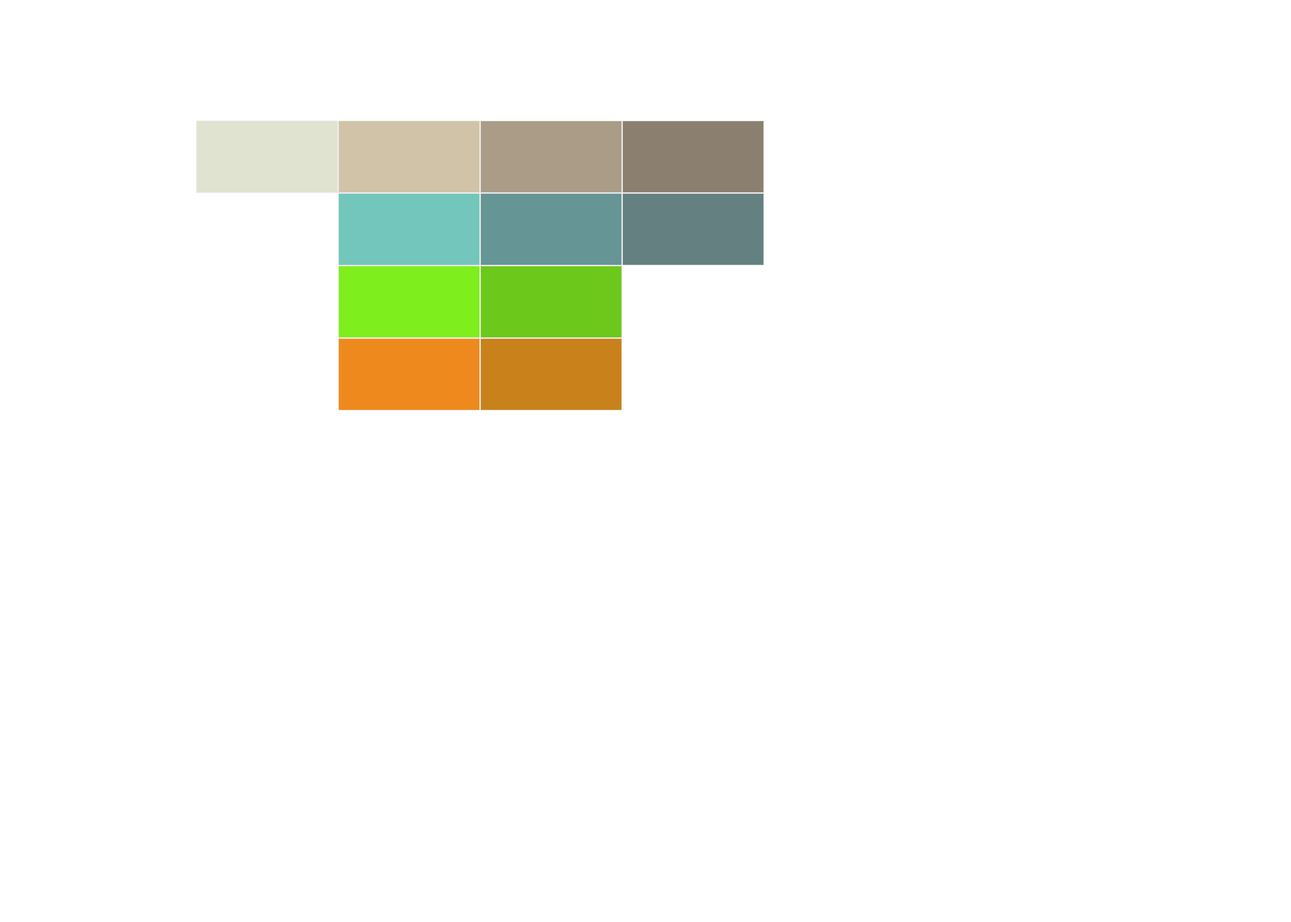
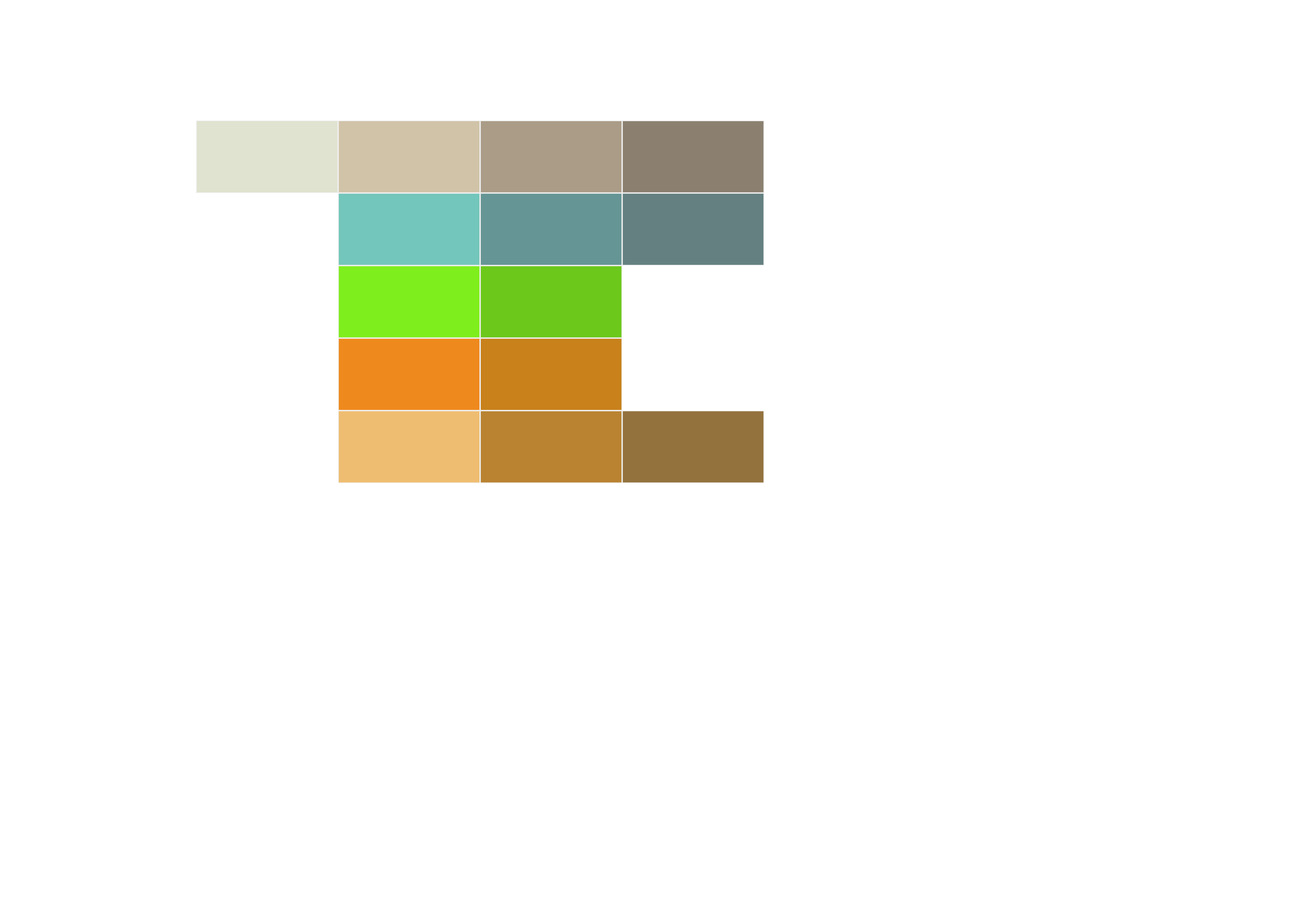
Layer changes from the first 1291 × 922 image to the second:
added layer "Rectangle 1 copy 8" (1st of 3) above "Rectangle 1 copy 8" over left=622, top=410, right=765, bottom=484
added layer "Rectangle 1 copy 8" (2nd of 3) above "Rectangle 1 copy 8" over left=480, top=410, right=623, bottom=484
added layer "Rectangle 1 copy 8" (3rd of 3) above "Rectangle 1 copy 4" over left=338, top=410, right=481, bottom=484
